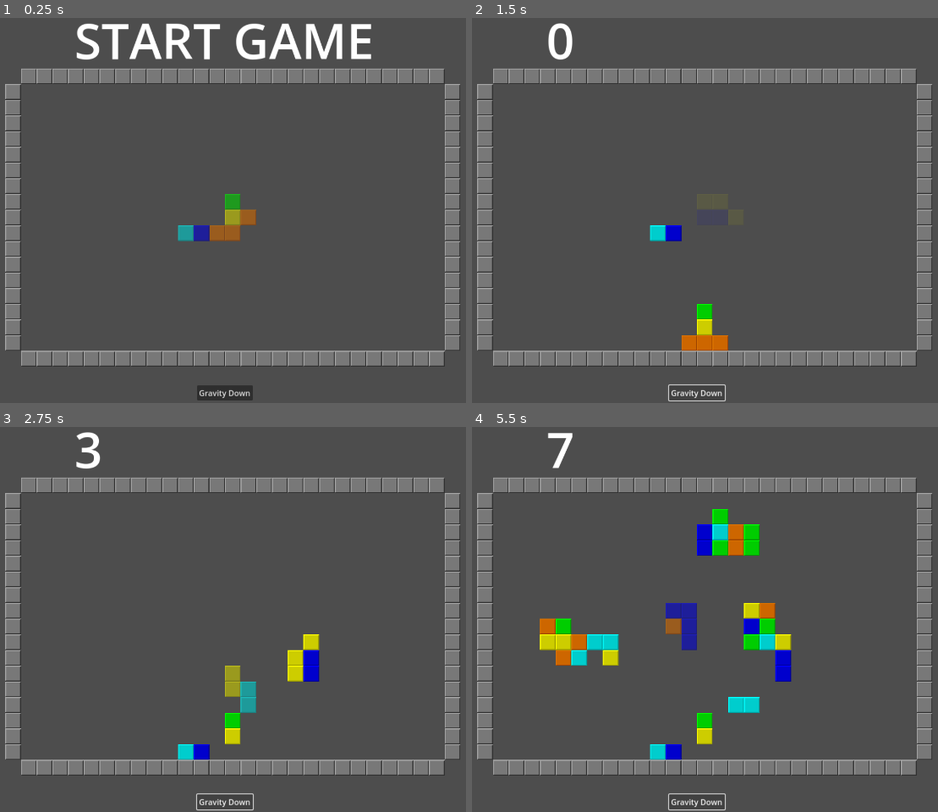
Above: before the commit, frames 1-4 (two rows, left to right).
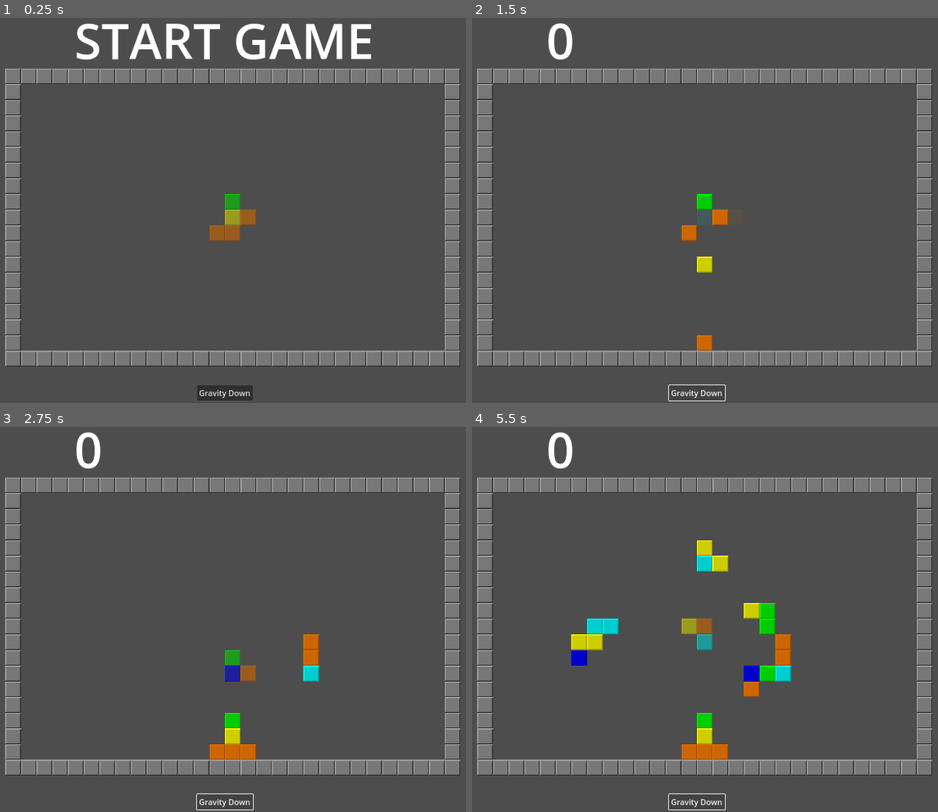
Above: after the commit, the same moments.

Repository: alexcolemandata/game-matcher
Game: Godot game, scene res://main.tscn
Same seed, same stepped clock (60 frames per second), same inputs: the game is played once before the commit and once after it.
Inputs:
- Up to frame 1 (0.25 s): no input
- Up to frame 2 (1.5 s): click "Gravity Down" at 0.5 s; tap Enter at 1.25 s; hold Right (right) from 1.28 s (still down); hold S (spawn piece) from 1.28 s (still down)
- Up to frame 3 (2.75 s): release Right (right) at 2.03 s; release S (spawn piece) at 2.03 s; hold Down (down) from 2.03 s (still down); tap A (rotate anticlockwise) at 2.1 s; tap S (spawn piece) at 2.3 s
- Up to frame 4 (5.5 s): release Down (down) at 2.78 s; hold Right (right) 2.78-3.53 s; hold D (rotate clockwise) 2.78-3.53 s; tap S (spawn piece) at 3.05, 3.6, 5.3 s; hold Up (up) 3.53-4.28 s; hold S (spawn piece) 4.28-5.03 s; hold Left (left) from 4.28 s (still down); tap A (rotate anticlockwise) at 5.1 s

The runs differ from the first frame. In frame 1, 0.8% of the frame differs, in the area x 1-99%, y 13-91%; in frame 2, 1.9%; in frame 3, 3.0%; in frame 4, 7.4%, in the area x 1-99%, y 1-91%.

Commit message:
animate gravity + combo gravity/score

Diff:
--- a/Board.gd
+++ b/Board.gd
@@ -1,8 +1,8 @@
 extends Node2D
 
 const DEFAULT_LAYER = preload("res://default_layer.tscn")
-const MIN_TILES_TO_SCORE = 3
-const MAX_PIECE_SIZE = 12
+const MIN_TILES_TO_SCORE = 4
+const MAX_PIECE_SIZE = 8
 const HEIGHT = 18
 const WIDTH = 28
 const MAIN_SOURCE_ID = 0
@@ -109,15 +109,15 @@
 			draw_coords(border, Vector2i(half_width, -y), GREY_TILE)
 			draw_coords(border, Vector2i(-half_width, -y), GREY_TILE)
 
-	draw_coords(border, Vector2i(half_height, half_width), GREY_TILE)
-	draw_coords(border, Vector2i(half_height, -half_width), GREY_TILE)
-	draw_coords(border, Vector2i(-half_height, half_width), GREY_TILE)
-	draw_coords(border, Vector2i(-half_height, -half_width), GREY_TILE)
+	draw_coords(border, Vector2i(half_width, half_height), GREY_TILE)
+	draw_coords(border, Vector2i(half_width, -half_height), GREY_TILE)
+	draw_coords(border, Vector2i(-half_width, half_height), GREY_TILE)
+	draw_coords(border, Vector2i(-half_width, -half_height), GREY_TILE)
 
 	pass
 
 
-func clear_scored_pieces() -> void:
+func clear_scored_pieces() -> bool:
 	print("clear_scored_pieces")
 	var scored_tiles: Array[Vector2i] = []
 	for color_to_check in TILES:
@@ -152,13 +152,17 @@
 				elif color_to_check == RED_TILE:
 					color_str = "#F00"
 				elif color_to_check == ORANGE_TILE:
-					color_str = "#F99"
+					color_str = "#FF7F00"
 				elif color_to_check == LIGHT_BLUE_TILE:
 					color_str = "#5AF"
 				elif color_to_check == YELLOW_TILE:
 					color_str = "#FF0"
 
 				var score_coords = placed_tiles.map_to_local(neighbors[0])
+				for scored_tile in neighbors:
+					await get_tree().create_timer(0.05).timeout
+					placed_tiles.erase_cell(scored_tile)
+
 				ScoreNumbers.display_number(
 					neighbors.size(),
 					placed_tiles.to_global(score_coords) + Vector2(0, -80),
@@ -166,16 +170,12 @@
 				)
 				scored_tiles.append_array(neighbors)
 
-
 			continue
 
 	print("Total scored: ", scored_tiles.size())
 	score += scored_tiles.size()
 	%Score.text = str(score)
-	for scored_tile in scored_tiles:
-		placed_tiles.erase_cell(scored_tile)
-
-	return
+	return scored_tiles.size() > 0
 
 
 func get_tile_flood_fill(coord: Vector2i, tiles: Array[Vector2i], flooded: Array[Vector2i] = []) -> Array[Vector2i]:
@@ -350,12 +350,22 @@
 
 			var color = placed_tiles.get_cell_atlas_coords(old_coord)
 			var new_coord = Vector2i(x, int(HEIGHT/2)-i-1)
-			print("gravity to ", old_coord)
-			await get_tree().create_timer(0.03).timeout
-			placed_tiles.erase_cell(old_coord)
-			draw_coords(placed_tiles, new_coord, color)
-
-	clear_scored_pieces()
+			print("gravity from: ", old_coord, "; to: ", new_coord)
+			for j in range(old_coord.y, new_coord.y ):
+				await get_tree().create_timer(0.01).timeout
+				placed_tiles.erase_cell(Vector2i(x, j))
+				draw_coords(placed_tiles, Vector2i(x, j+1), color)
+
+	if await clear_scored_pieces():
+		print("scored pieces after applying gravity! repeating")
+		ScoreNumbers.display_str(
+					"Again!",
+					Vector2(0, 0),
+					"#FFF",
+					80
+				)
+		await get_tree().create_timer(0.2).timeout
+		gravity_down()
 	pass
 
 func sort_vectors_lowest_to_highest(a: Vector2i, b: Vector2i) -> bool:
--- a/score_numbers.gd
+++ b/score_numbers.gd
@@ -1,37 +1,40 @@
 extends Node
 
-func display_number(value: int, position: Vector2, color: String):
-	var number = Label.new()
-	number.global_position = position
-	number.text = "+" + str(value)
-	number.z_index = 5
-	number.label_settings = LabelSettings.new()
+func display_str(str, position: Vector2, color: String, font_size: int):
+	var lbl = Label.new()
+	lbl.global_position = position
+	lbl.text = str(str)
+	lbl.z_index = 5
+	lbl.label_settings = LabelSettings.new()
 
-	number.label_settings.font_size = value * 15
+	lbl.label_settings.font_size = font_size
+	lbl.label_settings.font_color = color
+	lbl.label_settings.outline_color = "#000"
+	lbl.label_settings.outline_size = 1
 
-	number.label_settings.font_color = color
-	number.label_settings.outline_color = "#000"
-	number.label_settings.outline_size = 1
+	call_deferred("add_child", lbl)
 
-	call_deferred("add_child", number)
-
-	await number.resized
-	number.pivot_offset = Vector2(number.size / 2)
+	await lbl.resized
+	lbl.pivot_offset = Vector2(lbl.size / 2)
 
 	var tween = get_tree().create_tween()
 	tween.set_parallel(true)
 	tween.tween_property(
-		number, "position:y", number.position.y - 80, 0.25
+		lbl, "position:y", lbl.position.y - 80, 0.25
 	).set_ease(Tween.EASE_OUT)
 
 	tween.tween_property(
-		number, "position:y", number.position.y, 0.5
+		lbl, "position:y", lbl.position.y, 0.5
 	).set_ease(Tween.EASE_IN).set_delay(0.25)
 
 	tween.tween_property(
-		number, "scale", Vector2.ZERO, 0.25
+		lbl, "scale", Vector2.ZERO, 0.25
 	).set_ease(Tween.EASE_IN).set_delay(0.5)
 
 	await tween.finished
-	number.queue_free()
+	lbl.queue_free()
 	return
+
+
+func display_number(value: int, position: Vector2, color: String):
+	display_str("+"+str(value), position, color, value * 15)
